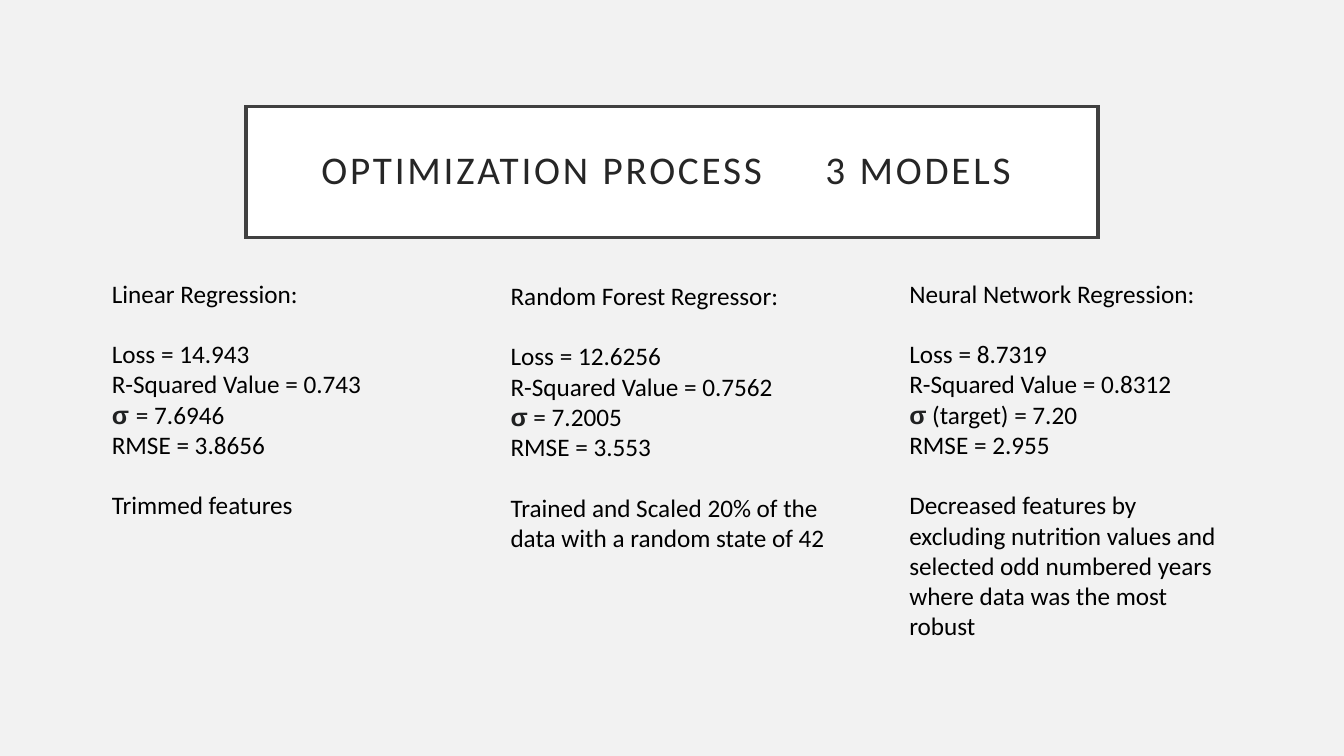
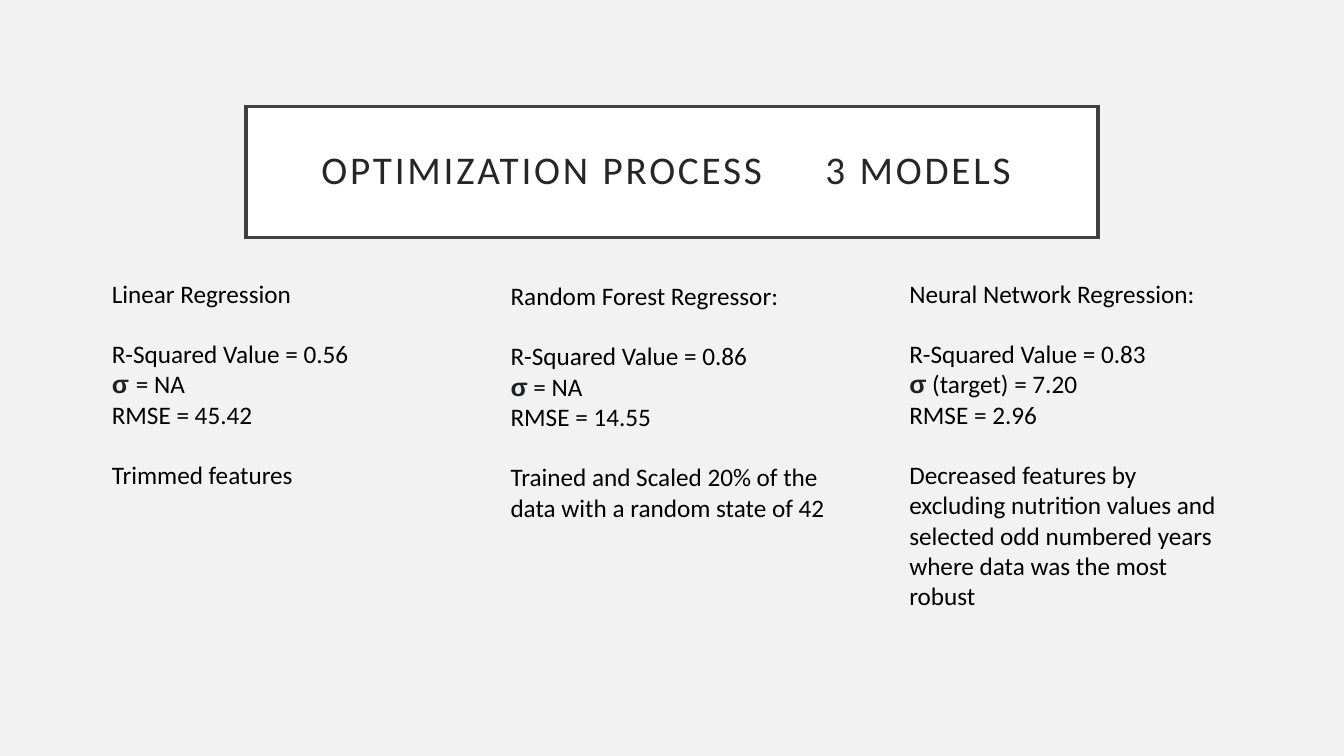
Before and after one commit to saganaga/Obesity-Prediction-Model, a slide deck: slide 10 of ObesityRiskFactors.pptx. Drawn at 1344x756 pixels with LibreOffice and Linux fonts; fonts in the diff are those of the drawing. Boxes give left, top, right and bottom in pixels: in the first picture for what was removed or moved away, otherwise in the second. Text is boxed around its words. In the diff, an @@ line names an element or a change of style, - is before the commit and + after.

Commit message:
changing powerpoint

```diff
--- a/ObesityRiskFactors.pptx
+++ b/ObesityRiskFactors.pptx
@@ text at box(112, 285, 349, 424): text changed @@
-Linear Regression:
-Loss = 14.943
-R-Squared Value = 0.743
-σ = 7.6946
-RMSE = 3.8656
+Linear Regression
+R-Squared Value = 0.56
+σ = NA
+RMSE = 45.42
@@ text at box(511, 347, 747, 426): text changed @@
-Loss = 12.6256
-R-Squared Value = 0.7562
-σ = 7.2005
-RMSE = 3.553
+R-Squared Value = 0.86
+σ = NA
+RMSE = 14.55
@@ text at box(909, 345, 1146, 367): text changed @@
-Loss = 8.7319
-R-Squared Value = 0.8312
+R-Squared Value = 0.83
@@ text at box(909, 407, 1037, 424): text changed @@
-RMSE = 2.955
+RMSE = 2.96
```
Also in this commit, not shown: 2 other slides changed.
